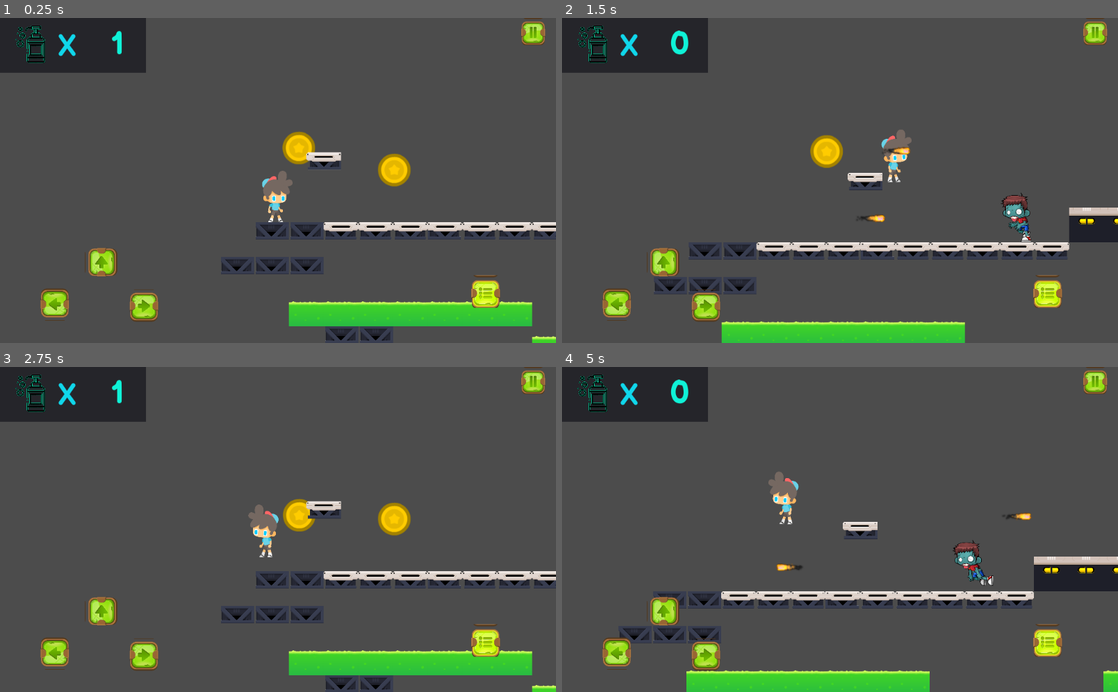
Above: before the commit, frames 1-4 (two rows, left to right).
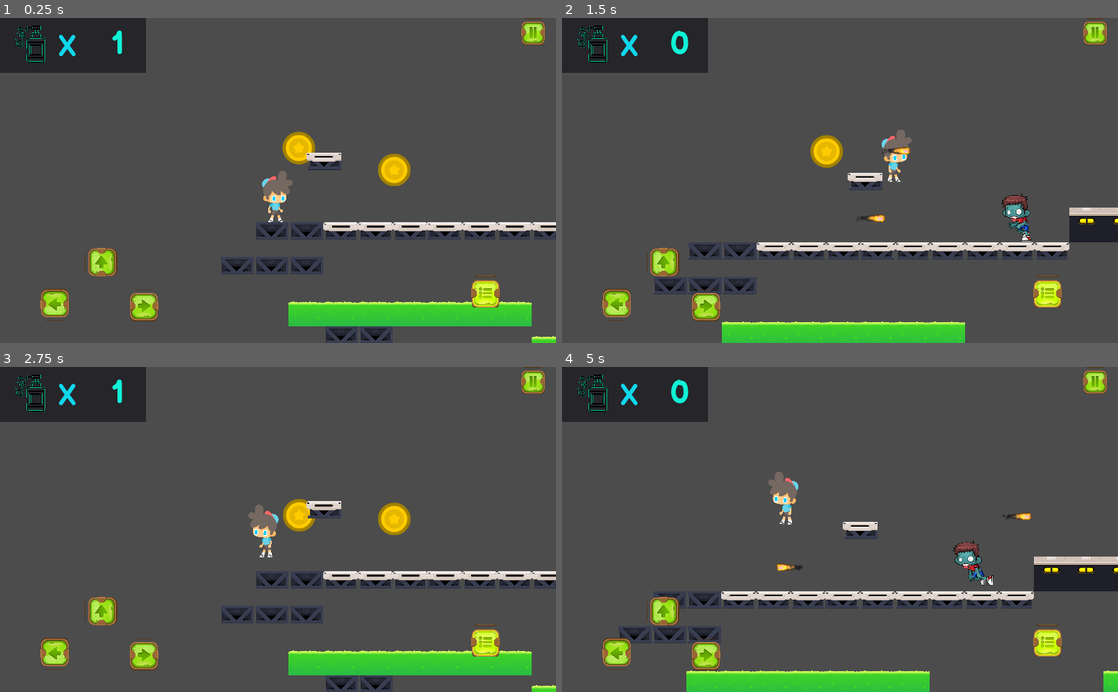
Above: after the commit, the same moments.

Repository: Sarath191181208/Covid-19
Game: Godot game, scene res://scenes/leve1.tscn
The game is run twice, just before and just after one commit, with the same random seed, the same clock (stepped at 60 frames per second) and the same inputs. Before the commit the project has no main scene; this scene is started directly in both runs.
Inputs:
- Up to frame 1 (0.25 s): no input
- Up to frame 2 (1.5 s): hold D (right) from 0.53 s (still down); tap Shift (fire) at 0.6, 1.35 s; tap Up (jump) at 0.77 s
- Up to frame 3 (2.75 s): tap Up (jump) at 1.52 s; release D (right) at 2.03 s; hold A (left) from 2.03 s (still down); tap Shift (fire) at 2.1 s
- Up to frame 4 (5 s): release A (left) at 2.78 s; hold D (right) 2.78-4.28 s; tap Shift (fire) at 2.85, 3.6, 4.35 s; tap Up (jump) at 3.02, 3.77, 4.52 s; hold A (left) from 4.28 s (still down)

The runs differ from the first frame. In frame 1, 0.9% of the frame differs, in the area x 2-100%, y 1-100%; in frame 2, 1.1%; in frame 3, 0.9%; in frame 4, 1.1%, in the area x 2-100%, y 1-94%.

Commit message:
changed?

Diff:
--- a/project.godot
+++ b/project.godot
@@ -16,7 +16,16 @@
 [application]
 
 config/name="Godot"
+run/main_scene="res://scenes/leve1.tscn"
 config/icon="res://icon.png"
+
+[display]
+
+window/size/borderless=true
+window/size/fullscreen=true
+window/size/always_on_top=true
+window/stretch/mode="2d"
+window/stretch/aspect="keep"
 
 [input]
 
